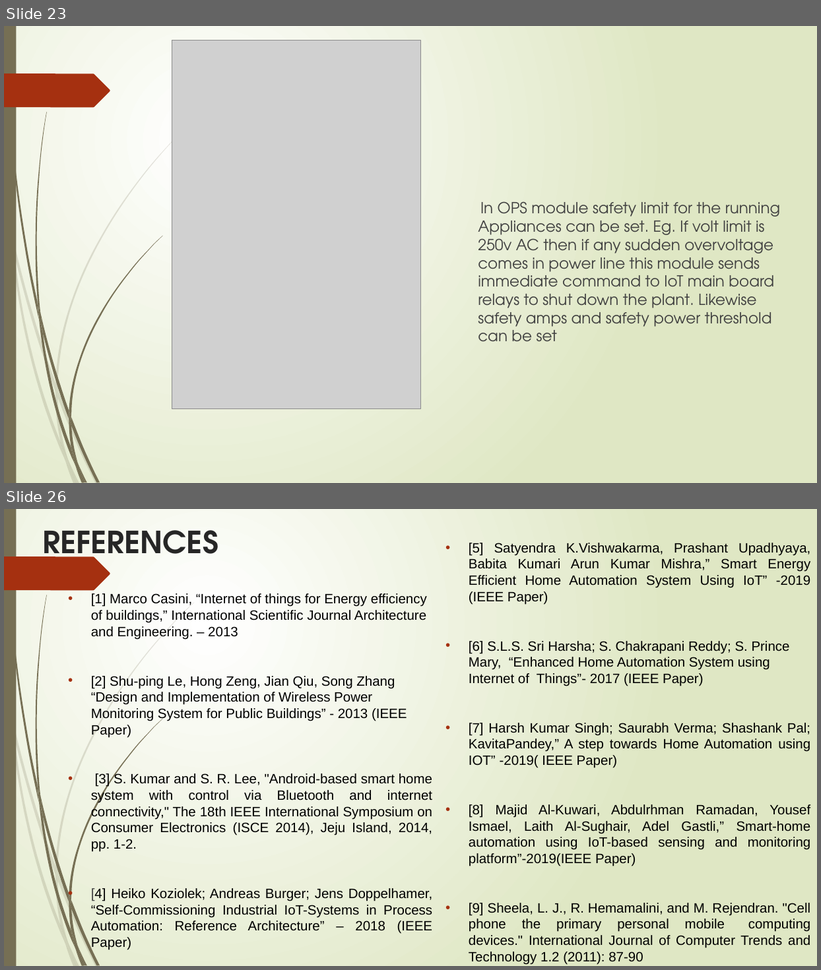
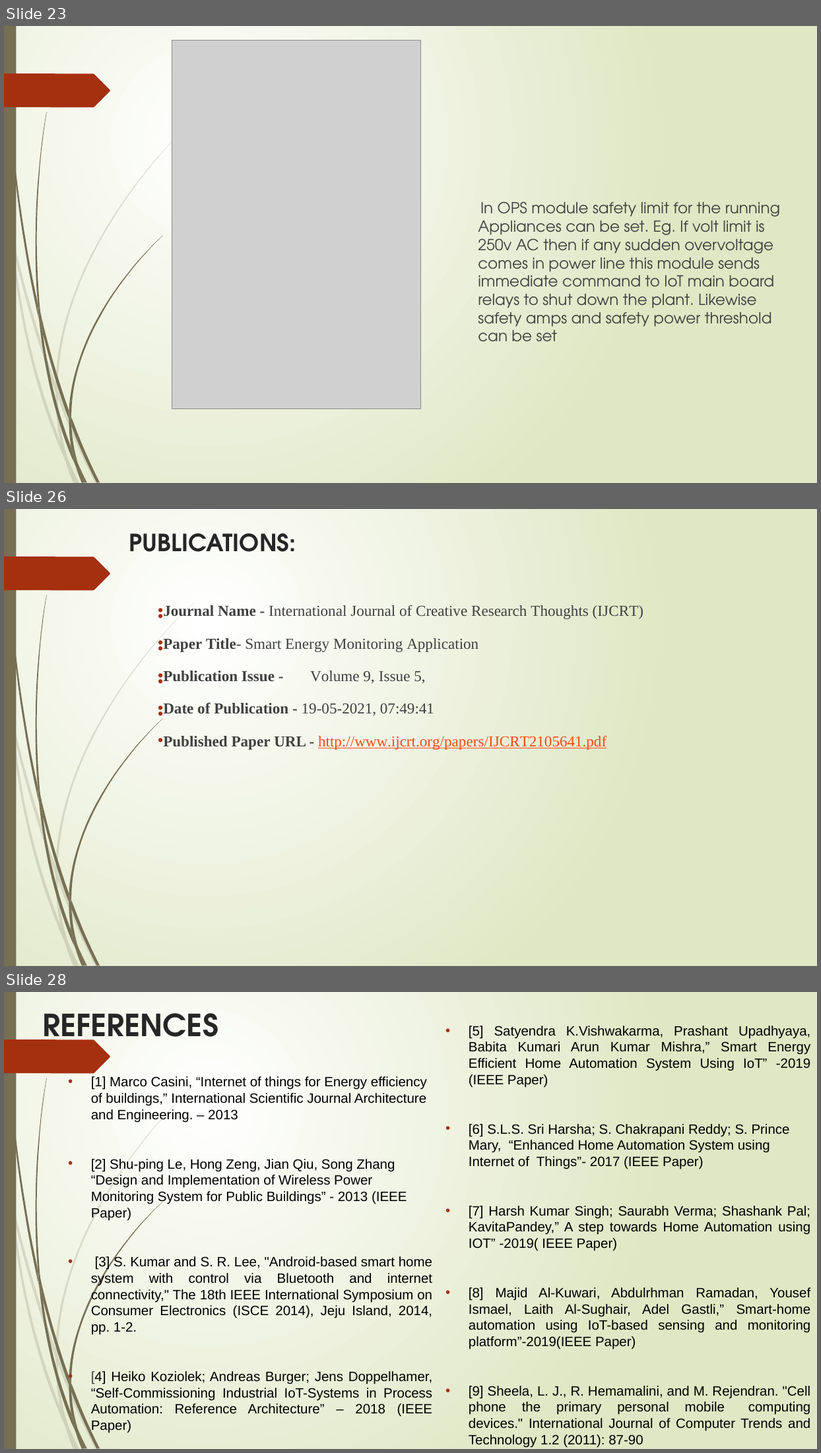
Before and after one commit to preethisheks4m/Batch-1-Smart-Energy-Monitor-App, a slide deck: Documents/B1 ppt.pptx. Shown one above the other, each under a label of ours: slides 23 and 26 before the commit, slides 23, 26 and 28 after it; the slides between them are not shown. The pictures are 821x970 and 821x1453 pixels, drawn with LibreOffice and Linux fonts; fonts in the diff are those of the drawing; grey boxes stand for pictures. Boxes give left, top, right and bottom in pixels: in the first picture for what was removed or moved away, otherwise in the second. Text is boxed around its words. In the diff, an @@ line names an element or a change of style, - is before the commit and + after.

```diff
--- a/Documents/B1 ppt.pptx
+++ b/Documents/B1 ppt.pptx
@@ slide 26 added at [4, 509, 817, 966], background gradient #FFFFFF to #DFE8C4; not listed: 24 template elements that a slide beside it also shows @@
@@ title added at [129, 533, 296, 552], 28 pt, text #262626, bold @@
+PUBLICATIONS:
@@ text added at [163, 605, 644, 750], 18 pt, text #404040 @@
+• Journal Name - International Journal of Creative Research Thoughts (IJCRT)
+• Paper Title- Smart Energy Monitoring Application
+• Publication Issue - Volume 9, Issue 5,
+• Date of Publication - 19-05-2021, 07:49:41
+• Published Paper URL - http://www.ijcrt.org/papers/IJCRT2105641.pdf
@@ what was slide 26 is now slide 28 @@
```
Also in this commit, not shown: 13 slides changed, 1 other slide added.
